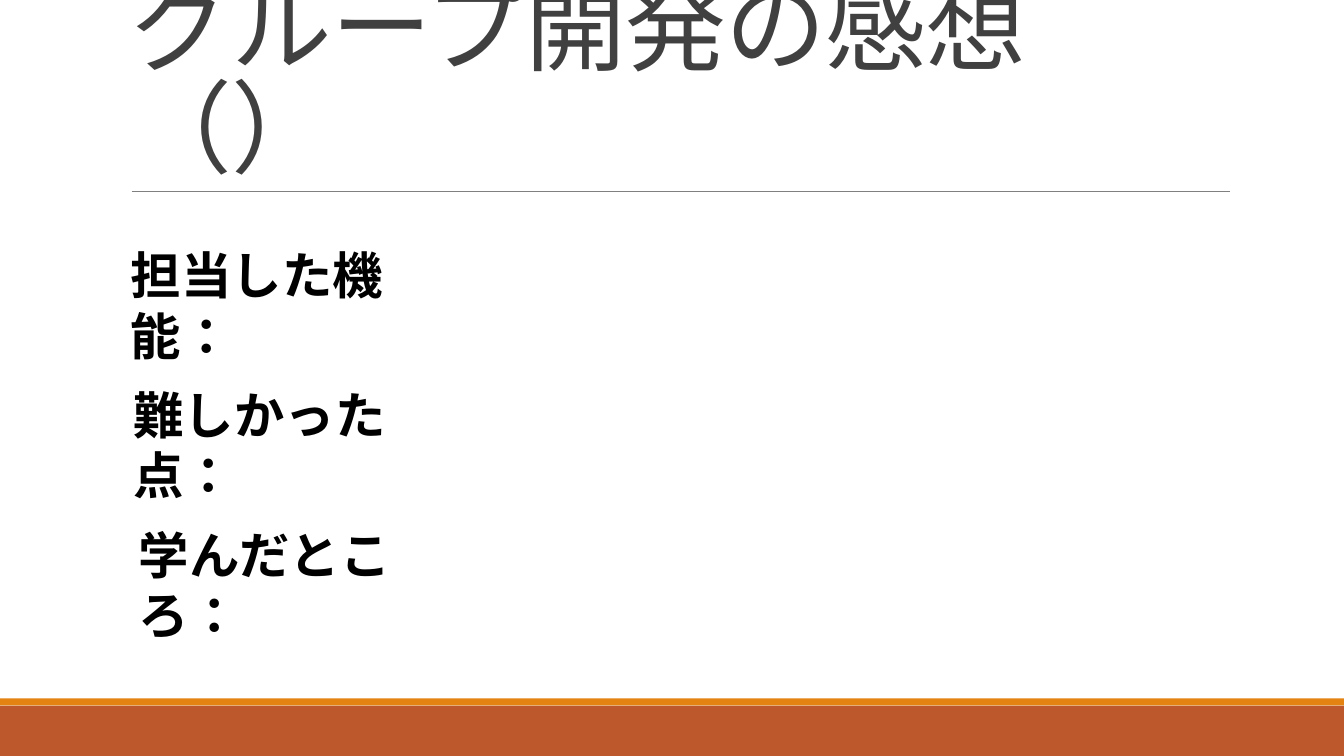
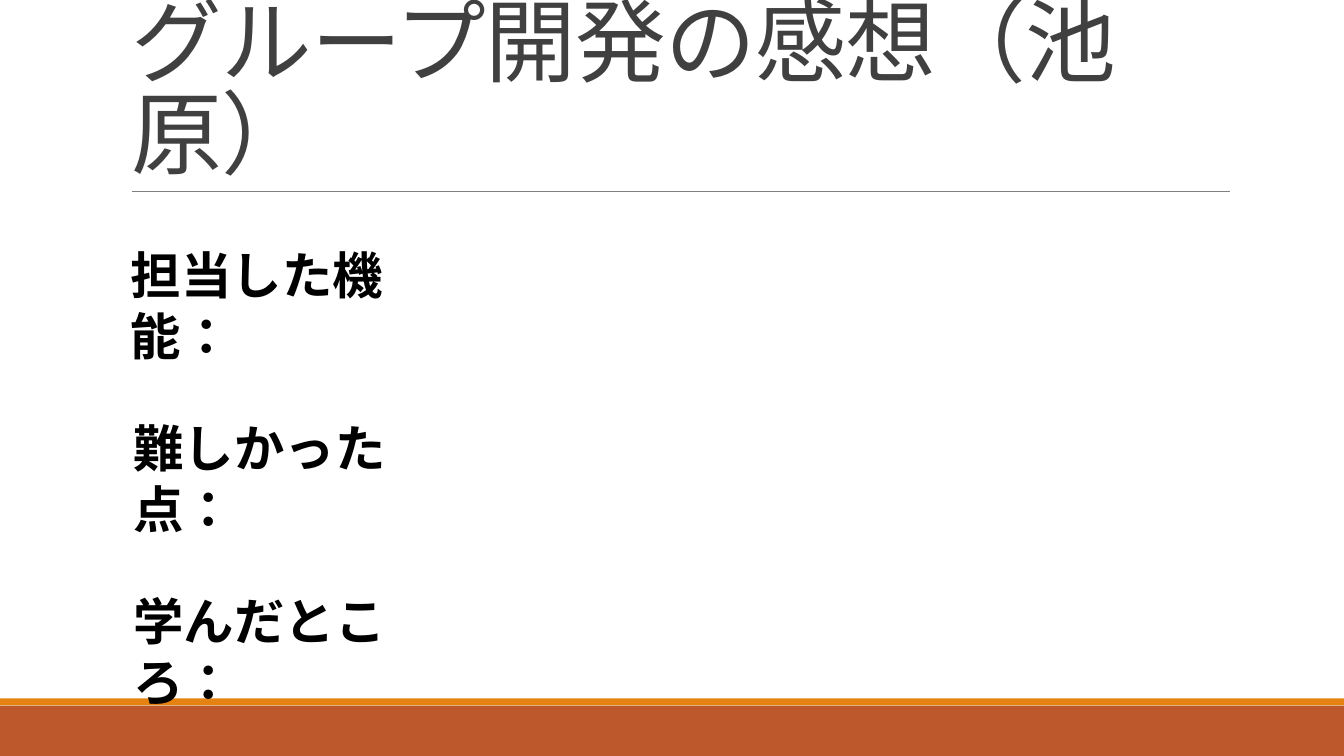
Before and after one commit to ShunjiYamamoto/groupA, a slide deck: slide 12 of 9.発表資料/グループ開発_Aグループ発表資料.pptx. Drawn at 1344x756 pixels with LibreOffice and Linux fonts; fonts in the diff are those of the drawing. Boxes give left, top, right and bottom in pixels: in the first picture for what was removed or moved away, otherwise in the second. Text is boxed around its words. In the diff, an @@ line names an element or a change of style, - is before the commit and + after.

```diff
--- a/9.発表資料/グループ開発_Aグループ発表資料.pptx
+++ b/9.発表資料/グループ開発_Aグループ発表資料.pptx
@@ title at <box>131,0,1116,176</box>: text changed; size 72 to 64.8 pt @@
-グループ開発の感想（）
+グループ開発の感想（池原）
@@ text "難しかった点：": place and size @@
-text "難しかった点：" at <box>133,391,385,498</box>
+text "難しかった点：" at <box>133,424,385,532</box>
@@ text "学んだところ：" rewrapped from <box>139,531,391,637</box> to <box>133,597,385,714</box> @@
```
Also in this commit, not shown: 5 other slides changed.
